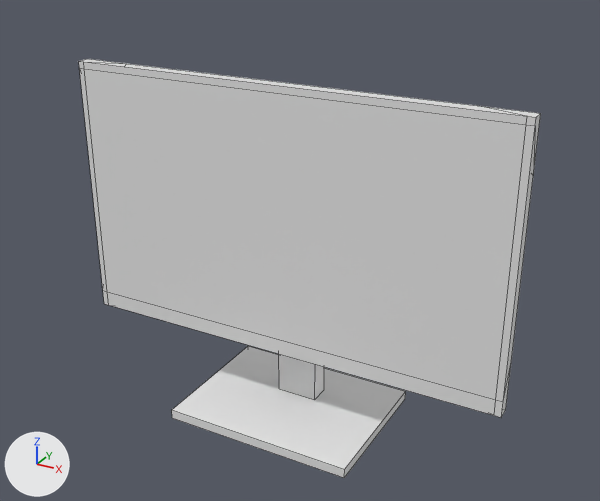
An edit to the FBX model Assets/Models/Props/Monitor 2/monitor 2.fbx, drawn before and after from the same camera.
The view is the same before and after, from a 50 mm lens placed at (0.441, -0.778, 0.612), pointed at (0.012, 0.002, 0.222). The lights are fixed; the arrows at lower left show +X, +Y and +Z. The picture after the commit comes second. Mesh edges are drawn as thin lines. Where no turn or scale is listed for an object, it has been applied to the vertices.

The first picture shows 'office-tech_Monitor_A'.
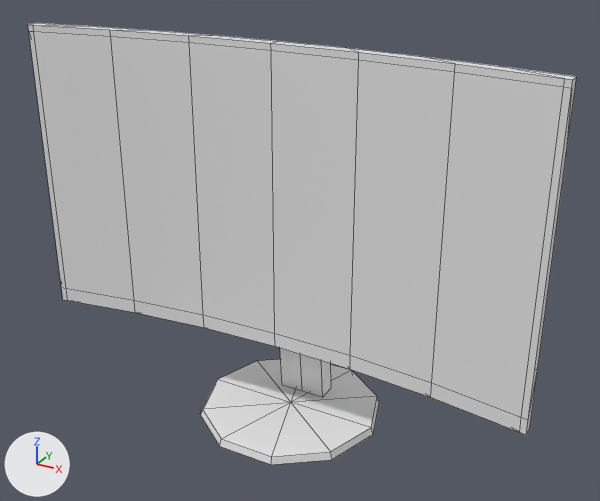
Boxes (x1, y1, x2, y2) around the edits, measured in the pictures (600 x 501 px):
'office-tech_Monitor_A', reshaped (19% wider)
    before: (79, 59, 541, 478)
    after: (28, 23, 577, 465)
part 1 of me_office_tech_monitor_a, rebuilt (19% wider, 15% taller)
    before: (79, 59, 541, 417)
    after: (28, 23, 577, 435)
part 2 of me_office_tech_monitor_a, rebuilt (23% narrower, 20% shorter)
    before: (172, 346, 406, 478)
    after: (200, 359, 379, 465)
part 3 of me_office_tech_monitor_a, rebuilt
    before: (279, 354, 324, 400)
    after: (280, 348, 331, 397)

The change in detail:
me_office_tech_monitor_a is used by ob_office_tech_monitor_a; location (0.0, 0.0, 0.0).
me_office_tech_monitor_a had 48 vertices, 44 faces and spanned x -0.273..0.273, y -0.09..0.09, z 0.0..0.42.
me_office_tech_monitor_a now has 105 vertices, 102 faces and spans x -0.308..0.308, y -0.109..0.109, z 0.0..0.465.
me_office_tech_monitor_a part 1: the loose piece of 32 vertices spanning x -0.273..0.273, y -0.028..0.016, z 0.095..0.42 is rebuilt with 72 vertices and now spans x -0.308..0.308, y -0.067..0.007, z 0.11..0.465.
me_office_tech_monitor_a part 2: the loose piece of 8 vertices spanning x -0.12..0.12, y -0.09..0.09, z 0.0..0.012 is rebuilt with 21 vertices and now spans x -0.115..0.115, y -0.109..0.109, z 0.0..0.009.
me_office_tech_monitor_a part 3: the loose piece of 8 vertices spanning x -0.026..0.026, y 0.016..0.042, z 0.012..0.33 is rebuilt with 12 vertices and now spans x -0.03..0.03, y 0.006..0.055, z 0.009..0.3.
